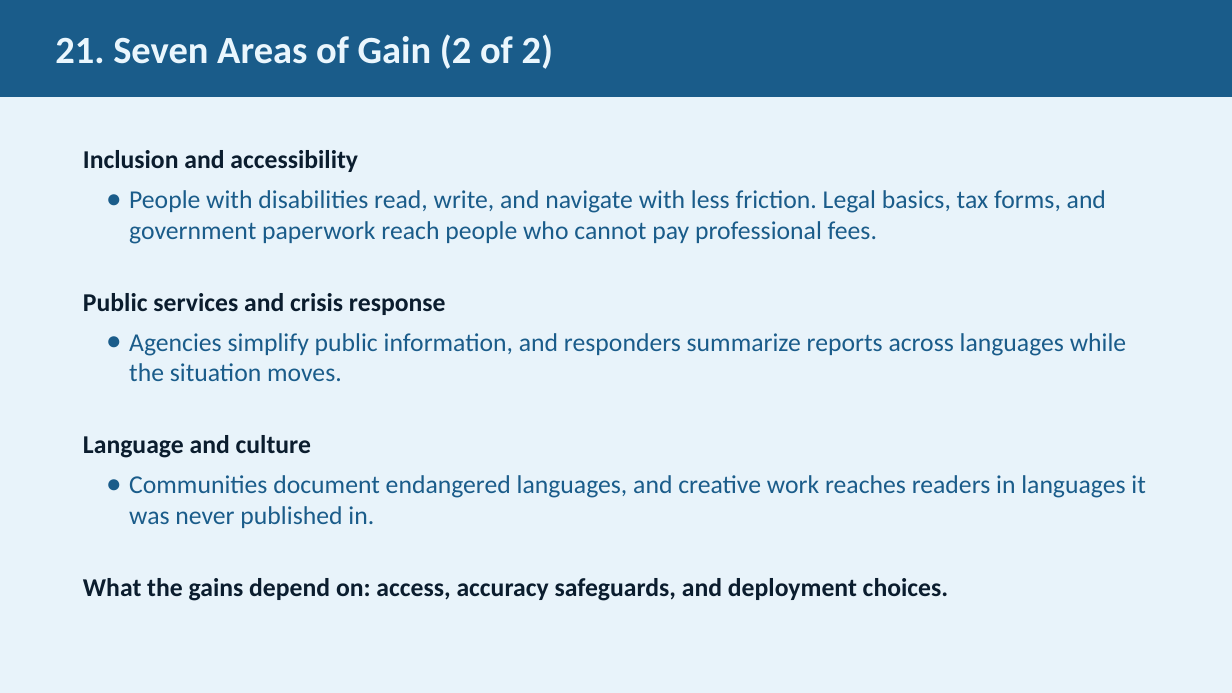
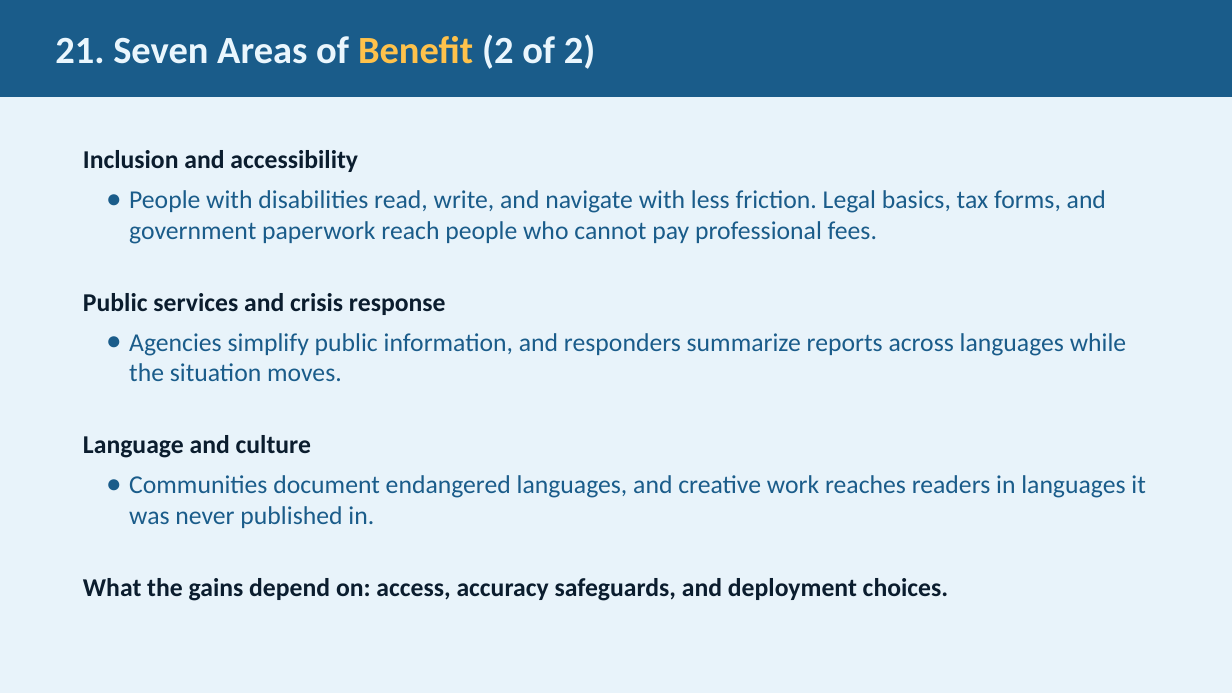
Before and after one commit to JimFawcett/NewSite, a slide deck: slide 21 of AI Presentation 2026/AI_Presentation.pptx. Drawn at 1232x693 pixels with LibreOffice and Linux fonts; fonts in the diff are those of the drawing. Boxes give left, top, right and bottom in pixels: in the first picture for what was removed or moved away, otherwise in the second. Text is boxed around its words. In the diff, an @@ line names an element or a change of style, - is before the commit and + after.

```diff
--- a/AI Presentation 2026/AI_Presentation.pptx
+++ b/AI Presentation 2026/AI_Presentation.pptx
@@ text in rectangle at [55, 34, 595, 69]: text changed @@
-21. Seven Areas of Gain (2 of 2)
+21. Seven Areas of Benefit (2 of 2)
```
Also in this commit, not shown: 14 other slides changed, 1 other file.
